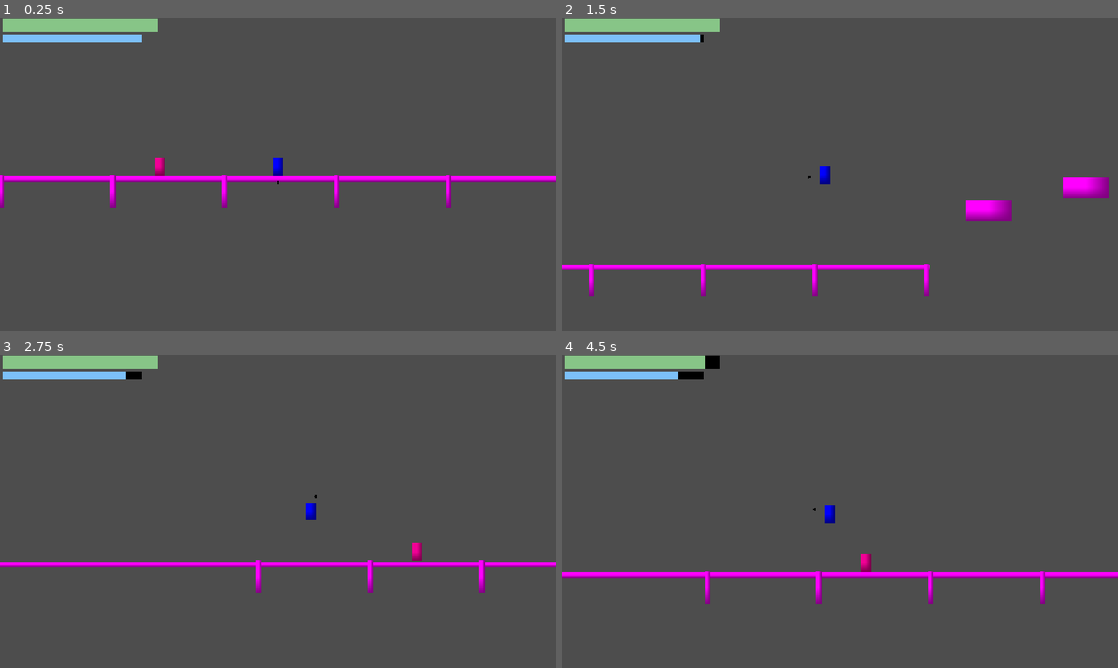
Above: before the commit, frames 1-4 (two rows, left to right).
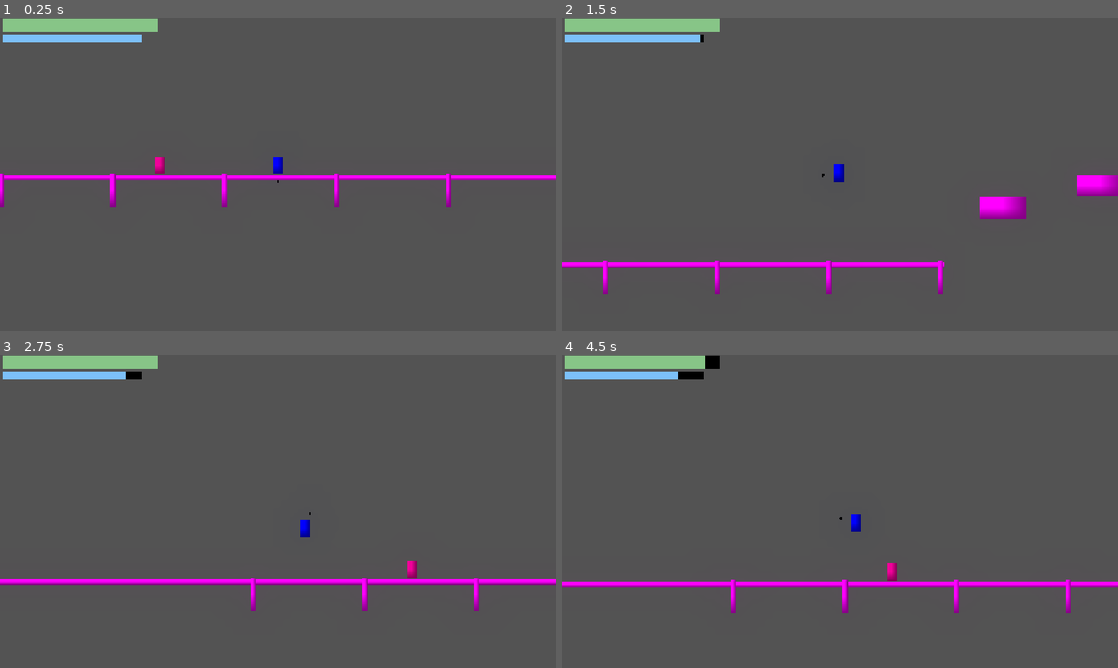
Above: after the commit, the same moments.

Repository: sharwenn-dev/cerulean_eclipse
Game: Godot game, scene res://scenes/test_world.tscn
The game is run twice, just before and just after one commit, with the same random seed, the same clock (stepped at 60 frames per second) and the same inputs.
Inputs (mouse positions are in pixels of both pictures, inside the frame that each line leads up to):
- Up to frame 1 (0.25 s): no input
- Up to frame 2 (1.5 s): tap Enter (ui_accept) at 0.5, 0.77 s; move the mouse to (962, 158) at 0.52 s; hold D (ui_right) from 0.53 s (still down); click (962, 158) at 0.6 s; move the mouse to (728, 190) at 1.27 s; right-click (728, 190) at 1.35 s
- Up to frame 3 (2.75 s): tap Enter (ui_accept) at 1.52 s; move the mouse to (333, 442) at 2.02 s; release D (ui_right) at 2.03 s; hold A (ui_left) from 2.03 s (still down); tap Q (spot dodge) at 2.1 s
- Up to frame 4 (4.5 s): move the mouse to (812, 574) at 2.77 s; release A (ui_left) at 2.78 s; hold D (ui_right) 2.78-4.28 s; tap H (test_damage) at 2.85 s; tap Enter (ui_accept) at 3.02, 3.77 s; move the mouse to (1006, 558) at 3.52 s; click (1006, 558) at 3.6 s; move the mouse to (673, 464) at 4.27 s; hold A (ui_left) from 4.28 s (still down); right-click (673, 464) at 4.35 s

The runs differ from the first frame. In frame 1, 1.5% of the frame differs, in the area x 0-100%, y 44-61%; in frame 2, 3.3%; in frame 3, 4.4%; in frame 4, 4.7%, in the area x 0-100%, y 48-83%.

Commit message:
i dont know man

Diff:
--- a/entities/player.gd
+++ b/entities/player.gd
@@ -378,6 +378,11 @@
 	# update combat timers and states first and check if skipping movement
 	# basically anything put above here will persist in endlag/stun
 	# anything below will not run while in endlag/stun
+	var mouse_pos = get_global_mouse_position()
+	#Camera offset
+	var center = global_position
+	$Camera2D.global_position = center.lerp(mouse_pos, 0.2)
+
 	var skip_movement := _update_combat(delta)
 	if skip_movement:
 		return
--- a/scenes/test_world.tscn
+++ b/scenes/test_world.tscn
@@ -10,183 +10,193 @@
 
 [sub_resource type="PlaceholderTexture2D" id="PlaceholderTexture2D_amxg5"]
 
-[node name="TestWorld" type="Node2D"]
-
-[node name="StaticBody2D" type="StaticBody2D" parent="."]
+[sub_resource type="Environment" id="Environment_amxg5"]
+background_mode = 3
+glow_enabled = true
+glow_intensity = 0.62
+glow_strength = 0.98
+glow_bloom = 0.22
+
+[node name="TestWorld" type="Node2D" unique_id=141190403]
+
+[node name="StaticBody2D" type="StaticBody2D" parent="." unique_id=1033847409]
 position = Vector2(-9135, 23)
 scale = Vector2(-21.562737, 0.23110183)
 
-[node name="CollisionShape2D" type="CollisionShape2D" parent="StaticBody2D"]
-position = Vector2(3.75, 0)
-shape = SubResource("RectangleShape2D_vcg8s")
-
-[node name="Sprite2D" type="Sprite2D" parent="StaticBody2D/CollisionShape2D"]
-position = Vector2(-0.12498474, 0)
-scale = Vector2(896.75, 37.999996)
-texture = SubResource("PlaceholderTexture2D_kyfjp")
-
-[node name="StaticBody2D2" type="StaticBody2D" parent="."]
+[node name="CollisionShape2D" type="CollisionShape2D" parent="StaticBody2D" unique_id=2029788633]
+position = Vector2(3.75, 0)
+shape = SubResource("RectangleShape2D_vcg8s")
+
+[node name="Sprite2D" type="Sprite2D" parent="StaticBody2D/CollisionShape2D" unique_id=67611580]
+position = Vector2(-0.12498474, 0)
+scale = Vector2(896.75, 37.999996)
+texture = SubResource("PlaceholderTexture2D_kyfjp")
+
+[node name="StaticBody2D2" type="StaticBody2D" parent="." unique_id=401493124]
 position = Vector2(547.9999, -68)
 scale = Vector2(0.08248669, 0.90468603)
 
-[node name="CollisionShape2D" type="CollisionShape2D" parent="StaticBody2D2"]
-position = Vector2(3.75, 0)
-shape = SubResource("RectangleShape2D_vcg8s")
-
-[node name="Sprite2D" type="Sprite2D" parent="StaticBody2D2/CollisionShape2D"]
-position = Vector2(-0.12498474, 0)
-scale = Vector2(896.75, 37.999996)
-texture = SubResource("PlaceholderTexture2D_kyfjp")
-
-[node name="StaticBody2D3" type="StaticBody2D" parent="."]
+[node name="CollisionShape2D" type="CollisionShape2D" parent="StaticBody2D2" unique_id=492719644]
+position = Vector2(3.75, 0)
+shape = SubResource("RectangleShape2D_vcg8s")
+
+[node name="Sprite2D" type="Sprite2D" parent="StaticBody2D2/CollisionShape2D" unique_id=993353529]
+position = Vector2(-0.12498474, 0)
+scale = Vector2(896.75, 37.999996)
+texture = SubResource("PlaceholderTexture2D_kyfjp")
+
+[node name="StaticBody2D3" type="StaticBody2D" parent="." unique_id=1428812318]
 position = Vector2(703, -104)
 scale = Vector2(0.08248669, 0.90468603)
 
-[node name="CollisionShape2D" type="CollisionShape2D" parent="StaticBody2D3"]
-position = Vector2(3.75, 0)
-shape = SubResource("RectangleShape2D_vcg8s")
-
-[node name="Sprite2D" type="Sprite2D" parent="StaticBody2D3/CollisionShape2D"]
-position = Vector2(-0.12498474, 0)
-scale = Vector2(896.75, 37.999996)
-texture = SubResource("PlaceholderTexture2D_kyfjp")
-
-[node name="StaticBody2D4" type="StaticBody2D" parent="."]
+[node name="CollisionShape2D" type="CollisionShape2D" parent="StaticBody2D3" unique_id=350741504]
+position = Vector2(3.75, 0)
+shape = SubResource("RectangleShape2D_vcg8s")
+
+[node name="Sprite2D" type="Sprite2D" parent="StaticBody2D3/CollisionShape2D" unique_id=350309050]
+position = Vector2(-0.12498474, 0)
+scale = Vector2(896.75, 37.999996)
+texture = SubResource("PlaceholderTexture2D_kyfjp")
+
+[node name="StaticBody2D4" type="StaticBody2D" parent="." unique_id=1977282067]
 position = Vector2(903, -65)
 scale = Vector2(0.08248669, 0.90468603)
 
-[node name="CollisionShape2D" type="CollisionShape2D" parent="StaticBody2D4"]
-position = Vector2(3.75, 0)
-shape = SubResource("RectangleShape2D_vcg8s")
-
-[node name="Sprite2D" type="Sprite2D" parent="StaticBody2D4/CollisionShape2D"]
-position = Vector2(-0.12498474, 0)
-scale = Vector2(896.75, 37.999996)
-texture = SubResource("PlaceholderTexture2D_kyfjp")
-
-[node name="StaticBody2D5" type="StaticBody2D" parent="."]
+[node name="CollisionShape2D" type="CollisionShape2D" parent="StaticBody2D4" unique_id=236507467]
+position = Vector2(3.75, 0)
+shape = SubResource("RectangleShape2D_vcg8s")
+
+[node name="Sprite2D" type="Sprite2D" parent="StaticBody2D4/CollisionShape2D" unique_id=301502845]
+position = Vector2(-0.12498474, 0)
+scale = Vector2(896.75, 37.999996)
+texture = SubResource("PlaceholderTexture2D_kyfjp")
+
+[node name="StaticBody2D5" type="StaticBody2D" parent="." unique_id=676144333]
 position = Vector2(966.99994, 99)
 scale = Vector2(0.08248669, 0.90468603)
 
-[node name="CollisionShape2D" type="CollisionShape2D" parent="StaticBody2D5"]
-position = Vector2(3.75, 0)
-shape = SubResource("RectangleShape2D_vcg8s")
-
-[node name="Sprite2D" type="Sprite2D" parent="StaticBody2D5/CollisionShape2D"]
-position = Vector2(-0.12498474, 0)
-scale = Vector2(896.75, 37.999996)
-texture = SubResource("PlaceholderTexture2D_kyfjp")
-
-[node name="StaticBody2D6" type="StaticBody2D" parent="."]
+[node name="CollisionShape2D" type="CollisionShape2D" parent="StaticBody2D5" unique_id=1432485163]
+position = Vector2(3.75, 0)
+shape = SubResource("RectangleShape2D_vcg8s")
+
+[node name="Sprite2D" type="Sprite2D" parent="StaticBody2D5/CollisionShape2D" unique_id=1150461243]
+position = Vector2(-0.12498474, 0)
+scale = Vector2(896.75, 37.999996)
+texture = SubResource("PlaceholderTexture2D_kyfjp")
+
+[node name="StaticBody2D6" type="StaticBody2D" parent="." unique_id=1402967881]
 position = Vector2(724, 232.00002)
 scale = Vector2(0.08248669, 0.90468603)
 
-[node name="CollisionShape2D" type="CollisionShape2D" parent="StaticBody2D6"]
-position = Vector2(3.75, 0)
-shape = SubResource("RectangleShape2D_vcg8s")
-
-[node name="Sprite2D" type="Sprite2D" parent="StaticBody2D6/CollisionShape2D"]
-position = Vector2(-0.12498474, 0)
-scale = Vector2(896.75, 37.999996)
-texture = SubResource("PlaceholderTexture2D_kyfjp")
-
-[node name="StaticBody2D7" type="StaticBody2D" parent="."]
+[node name="CollisionShape2D" type="CollisionShape2D" parent="StaticBody2D6" unique_id=171145834]
+position = Vector2(3.75, 0)
+shape = SubResource("RectangleShape2D_vcg8s")
+
+[node name="Sprite2D" type="Sprite2D" parent="StaticBody2D6/CollisionShape2D" unique_id=1644009238]
+position = Vector2(-0.12498474, 0)
+scale = Vector2(896.75, 37.999996)
+texture = SubResource("PlaceholderTexture2D_kyfjp")
+
+[node name="StaticBody2D7" type="StaticBody2D" parent="." unique_id=752075147]
 position = Vector2(944, 411)
 scale = Vector2(0.08248669, 0.90468603)
 
-[node name="CollisionShape2D" type="CollisionShape2D" parent="StaticBody2D7"]
-position = Vector2(3.75, 0)
-shape = SubResource("RectangleShape2D_vcg8s")
-
-[node name="Sprite2D" type="Sprite2D" parent="StaticBody2D7/CollisionShape2D"]
-position = Vector2(-0.12498474, 0)
-scale = Vector2(896.75, 37.999996)
-texture = SubResource("PlaceholderTexture2D_kyfjp")
-
-[node name="StaticBody2D8" type="StaticBody2D" parent="."]
+[node name="CollisionShape2D" type="CollisionShape2D" parent="StaticBody2D7" unique_id=1232854913]
+position = Vector2(3.75, 0)
+shape = SubResource("RectangleShape2D_vcg8s")
+
+[node name="Sprite2D" type="Sprite2D" parent="StaticBody2D7/CollisionShape2D" unique_id=443169501]
+position = Vector2(-0.12498474, 0)
+scale = Vector2(896.75, 37.999996)
+texture = SubResource("PlaceholderTexture2D_kyfjp")
+
+[node name="StaticBody2D8" type="StaticBody2D" parent="." unique_id=673305574]
 position = Vector2(1137, 401)
 scale = Vector2(0.08248669, 0.90468603)
 
-[node name="CollisionShape2D" type="CollisionShape2D" parent="StaticBody2D8"]
-position = Vector2(3.75, 0)
-shape = SubResource("RectangleShape2D_vcg8s")
-
-[node name="Sprite2D" type="Sprite2D" parent="StaticBody2D8/CollisionShape2D"]
-position = Vector2(-0.12498474, 0)
-scale = Vector2(896.75, 37.999996)
-texture = SubResource("PlaceholderTexture2D_kyfjp")
-
-[node name="StaticBody2D9" type="StaticBody2D" parent="."]
+[node name="CollisionShape2D" type="CollisionShape2D" parent="StaticBody2D8" unique_id=1683638109]
+position = Vector2(3.75, 0)
+shape = SubResource("RectangleShape2D_vcg8s")
+
+[node name="Sprite2D" type="Sprite2D" parent="StaticBody2D8/CollisionShape2D" unique_id=95415356]
+position = Vector2(-0.12498474, 0)
+scale = Vector2(896.75, 37.999996)
+texture = SubResource("PlaceholderTexture2D_kyfjp")
+
+[node name="StaticBody2D9" type="StaticBody2D" parent="." unique_id=657142517]
 position = Vector2(1354, 403)
 scale = Vector2(0.08248669, 0.90468603)
 
-[node name="CollisionShape2D" type="CollisionShape2D" parent="StaticBody2D9"]
-position = Vector2(3.75, 0)
-shape = SubResource("RectangleShape2D_vcg8s")
-
-[node name="Sprite2D" type="Sprite2D" parent="StaticBody2D9/CollisionShape2D"]
-position = Vector2(-0.12498474, 0)
-scale = Vector2(896.75, 37.999996)
-texture = SubResource("PlaceholderTexture2D_kyfjp")
-
-[node name="StaticBody2D10" type="StaticBody2D" parent="."]
+[node name="CollisionShape2D" type="CollisionShape2D" parent="StaticBody2D9" unique_id=1466967021]
+position = Vector2(3.75, 0)
+shape = SubResource("RectangleShape2D_vcg8s")
+
+[node name="Sprite2D" type="Sprite2D" parent="StaticBody2D9/CollisionShape2D" unique_id=521871911]
+position = Vector2(-0.12498474, 0)
+scale = Vector2(896.75, 37.999996)
+texture = SubResource("PlaceholderTexture2D_kyfjp")
+
+[node name="StaticBody2D10" type="StaticBody2D" parent="." unique_id=2133800474]
 position = Vector2(1481.9999, 352)
 scale = Vector2(0.08248669, 0.90468603)
 
-[node name="CollisionShape2D" type="CollisionShape2D" parent="StaticBody2D10"]
-position = Vector2(3.75, 0)
-shape = SubResource("RectangleShape2D_vcg8s")
-
-[node name="Sprite2D" type="Sprite2D" parent="StaticBody2D10/CollisionShape2D"]
-position = Vector2(-0.12498474, 0)
-scale = Vector2(896.75, 37.999996)
-texture = SubResource("PlaceholderTexture2D_kyfjp")
-
-[node name="StaticBody2D11" type="StaticBody2D" parent="."]
+[node name="CollisionShape2D" type="CollisionShape2D" parent="StaticBody2D10" unique_id=294687203]
+position = Vector2(3.75, 0)
+shape = SubResource("RectangleShape2D_vcg8s")
+
+[node name="Sprite2D" type="Sprite2D" parent="StaticBody2D10/CollisionShape2D" unique_id=2045828351]
+position = Vector2(-0.12498474, 0)
+scale = Vector2(896.75, 37.999996)
+texture = SubResource("PlaceholderTexture2D_kyfjp")
+
+[node name="StaticBody2D11" type="StaticBody2D" parent="." unique_id=637155712]
 position = Vector2(1701.9998, 405)
 scale = Vector2(0.08248669, 0.90468603)
 
-[node name="CollisionShape2D" type="CollisionShape2D" parent="StaticBody2D11"]
-position = Vector2(3.75, 0)
-shape = SubResource("RectangleShape2D_vcg8s")
-
-[node name="Sprite2D" type="Sprite2D" parent="StaticBody2D11/CollisionShape2D"]
-position = Vector2(-0.12498474, 0)
-scale = Vector2(896.75, 37.999996)
-texture = SubResource("PlaceholderTexture2D_kyfjp")
-
-[node name="Sprite2D" type="Sprite2D" parent="."]
+[node name="CollisionShape2D" type="CollisionShape2D" parent="StaticBody2D11" unique_id=1784720013]
+position = Vector2(3.75, 0)
+shape = SubResource("RectangleShape2D_vcg8s")
+
+[node name="Sprite2D" type="Sprite2D" parent="StaticBody2D11/CollisionShape2D" unique_id=1196454657]
+position = Vector2(-0.12498474, 0)
+scale = Vector2(896.75, 37.999996)
+texture = SubResource("PlaceholderTexture2D_kyfjp")
+
+[node name="Sprite2D" type="Sprite2D" parent="." unique_id=1732015162]
 position = Vector2(-440.75, 43)
 scale = Vector2(8.500019, 52.499996)
 texture = SubResource("PlaceholderTexture2D_amxg5")
 
-[node name="Sprite2D2" type="Sprite2D" parent="."]
+[node name="Sprite2D2" type="Sprite2D" parent="." unique_id=1527954957]
 position = Vector2(-262.75, 43)
 scale = Vector2(8.500019, 52.499996)
 texture = SubResource("PlaceholderTexture2D_amxg5")
 
-[node name="Sprite2D3" type="Sprite2D" parent="."]
+[node name="Sprite2D3" type="Sprite2D" parent="." unique_id=533061859]
 position = Vector2(-84.75, 43)
 scale = Vector2(8.500019, 52.499996)
 texture = SubResource("PlaceholderTexture2D_amxg5")
 
-[node name="Sprite2D4" type="Sprite2D" parent="."]
+[node name="Sprite2D4" type="Sprite2D" parent="." unique_id=711868326]
 position = Vector2(93.25, 43)
 scale = Vector2(8.500019, 52.499996)
 texture = SubResource("PlaceholderTexture2D_amxg5")
 
-[node name="Sprite2D5" type="Sprite2D" parent="."]
+[node name="Sprite2D5" type="Sprite2D" parent="." unique_id=1765925702]
 position = Vector2(271.25, 43)
 scale = Vector2(8.500019, 52.499996)
 texture = SubResource("PlaceholderTexture2D_amxg5")
 
-[node name="Sprite2D6" type="Sprite2D" parent="."]
+[node name="Sprite2D6" type="Sprite2D" parent="." unique_id=487599359]
 position = Vector2(449.25, 43)
 scale = Vector2(8.500019, 52.499996)
 texture = SubResource("PlaceholderTexture2D_amxg5")
 
-[node name="Player" parent="." instance=ExtResource("1_kyfjp")]
+[node name="Player" parent="." unique_id=1750863715 instance=ExtResource("1_kyfjp")]
 position = Vector2(0, -41)
 
-[node name="HitDummy" parent="." instance=ExtResource("2_amxg5")]
+[node name="HitDummy" parent="." unique_id=528276843 instance=ExtResource("2_amxg5")]
 position = Vector2(-188, -24)
+
+[node name="WorldEnvironment" type="WorldEnvironment" parent="." unique_id=1558925996]
+environment = SubResource("Environment_amxg5")
Not shown: 1 places in scenes/test_world.tscn that only renumber resources
